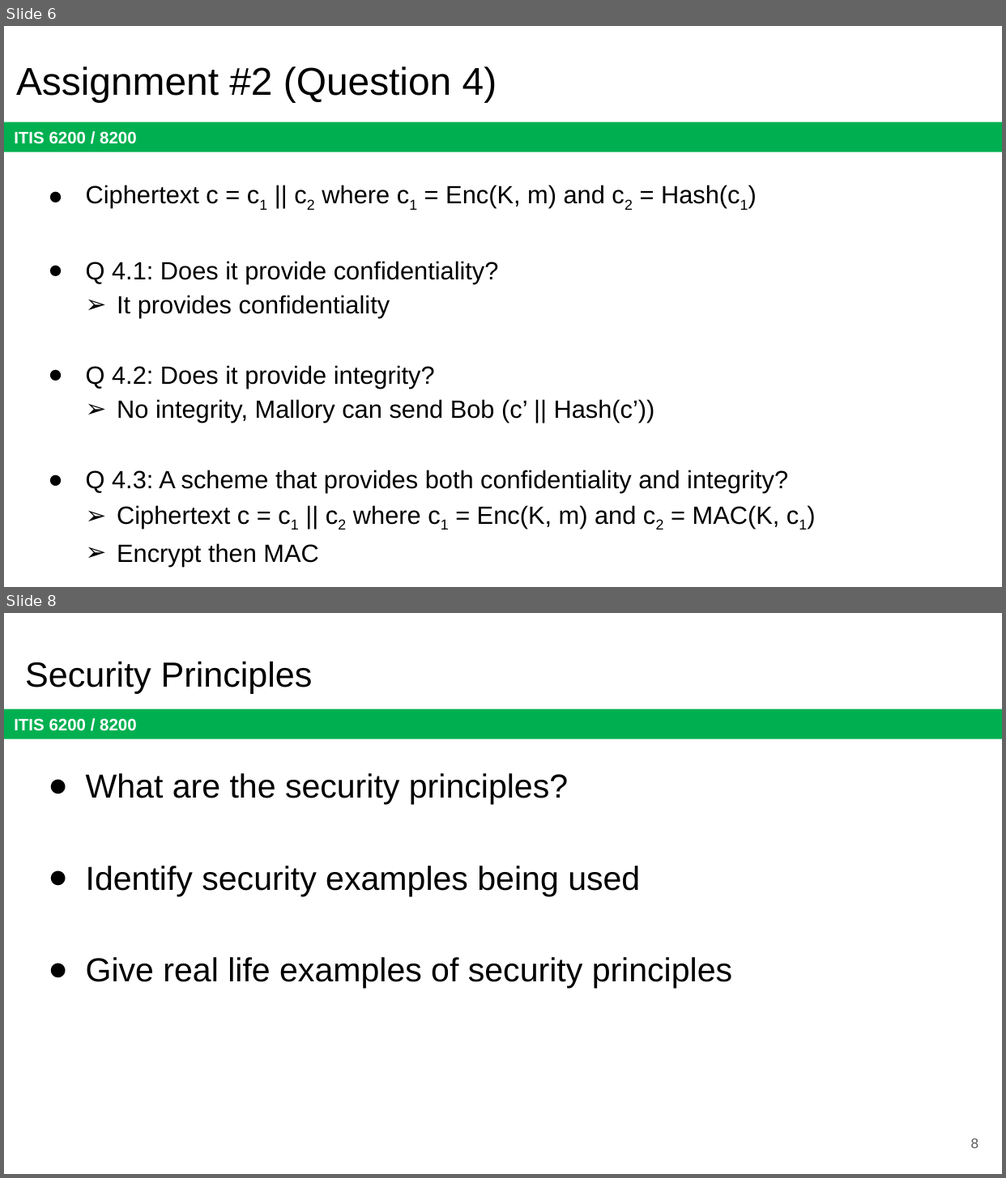
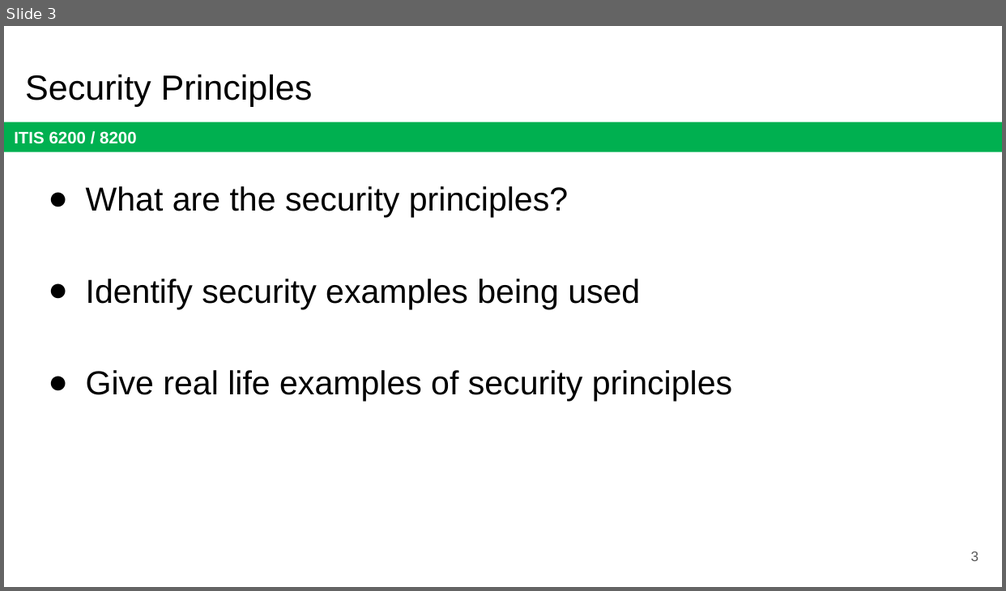
Before and after one commit to jx5c/github.io, a slide deck: teaching/ITIS6200/2023fa/lectures/final.review.pptx. Shown one above the other, each under a label of ours: slides 6 and 8 before the commit, slide 3 after it; the slides between them are not shown. The pictures are 1006x1178 and 1006x591 pixels, drawn with LibreOffice and Linux fonts; fonts in the diff are those of the drawing. Boxes give left, top, right and bottom in pixels: in the first picture for what was removed or moved away, otherwise in the second. Text is boxed around its words. In the diff, an @@ line names an element or a change of style, - is before the commit and + after.

```diff
--- a/teaching/ITIS6200/2023fa/lectures/final.review.pptx
+++ b/teaching/ITIS6200/2023fa/lectures/final.review.pptx
@@ slide 6 removed at (4, 26, 1002, 587), background #FFFFFF; not listed: 1 template element that a slide beside it also shows @@
@@ title removed at (16, 66, 497, 102) @@
-Assignment #2 (Question 4)
@@ text removed at (86, 185, 788, 567) @@
-● Ciphertext c = c1 || c2 where c1 = Enc(K, m) and c2 = Hash(c1)
-● Q 4.1: Does it provide confidentiality?
-  ➢ It provides confidentiality
-  ● Q 4.2: Does it provide integrity?
-  ➢ No integrity, Mallory can send Bob (c’ || Hash(c’))
-  ● Q 4.3: A scheme that provides both confidentiality and integrity?
-  ➢ Ciphertext c = c1 || c2 where c1 = Enc(K, m) and c2 = MAC(K, c1)
-  ➢ Encrypt then MAC
@@ what was slide 8 is now slide 3 @@
@@ page number at (971, 552, 979, 561): text changed @@
-8
+3
```
Also in this commit, not shown: 5 slides changed, 9 slides added, 4 other slides removed.
